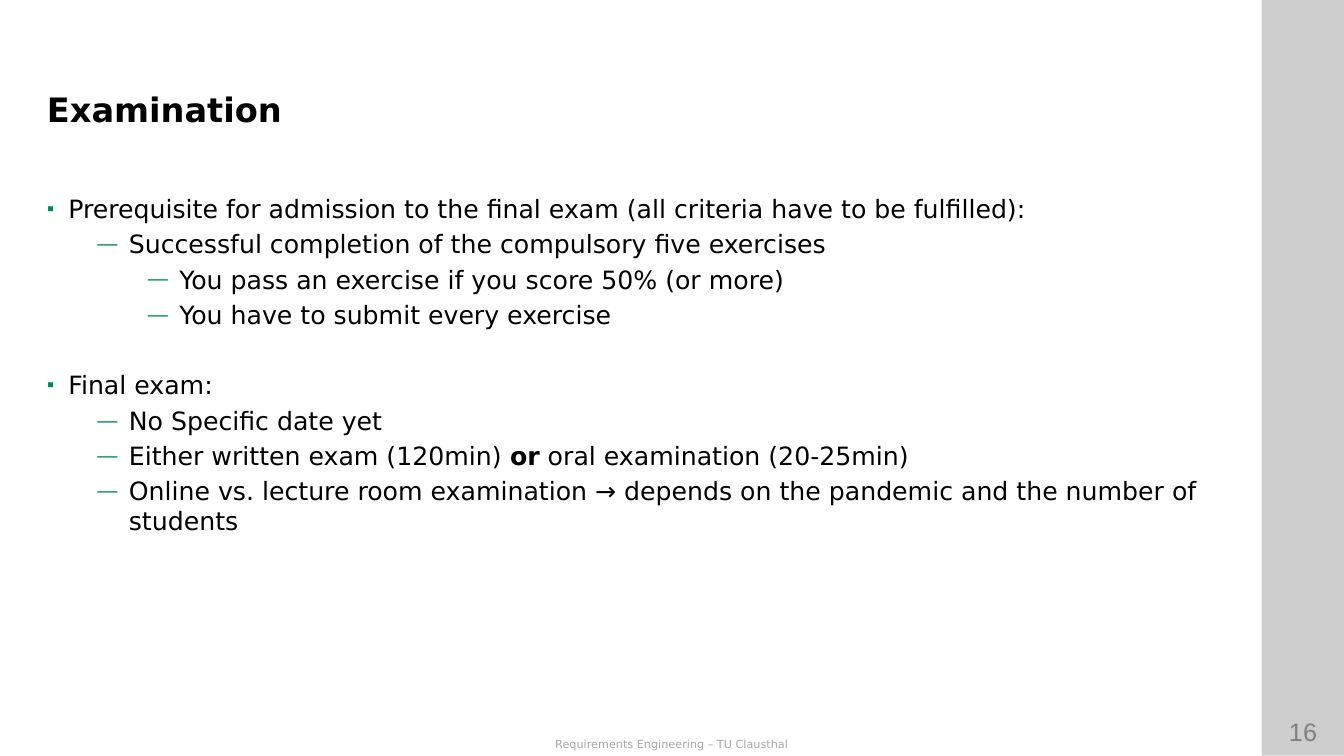
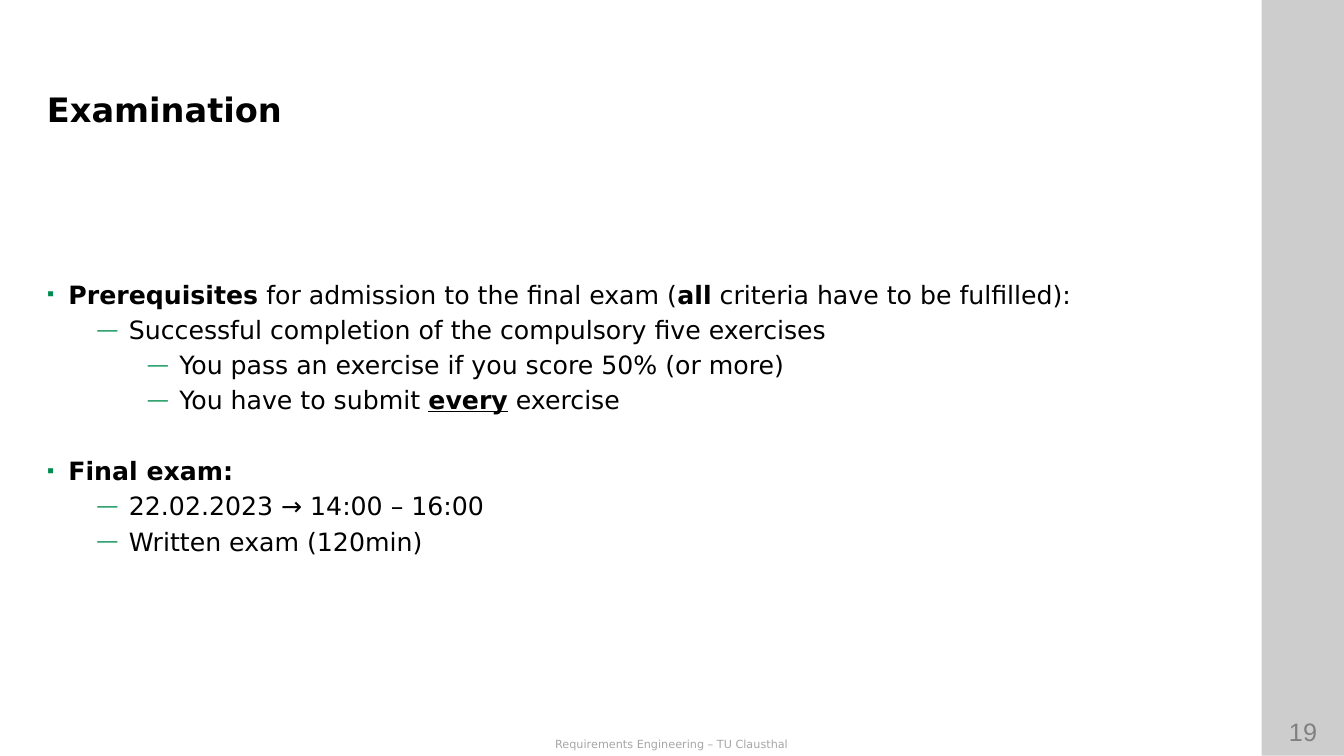
Before and after one commit to ETCE-LAB/teaching-material, a slide deck: slide 19 of Requirements-Engineering/RE-L00-Organization.pptx (slide 16 before the commit). Drawn at 1344x756 pixels with LibreOffice and Linux fonts; fonts in the diff are those of the drawing; background and template pictures are left out. Boxes give left, top, right and bottom in pixels: in the first picture for what was removed or moved away, otherwise in the second. Text is boxed around its words. In the diff, an @@ line names an element or a change of style, - is before the commit and + after.

```diff
--- a/Requirements-Engineering/RE-L00-Organization.pptx
+++ b/Requirements-Engineering/RE-L00-Organization.pptx
@@ text at [68, 285, 1071, 310]: text changed @@
-▪ Prerequisite for admission to the final exam (all criteria have to be fulfilled):
+▪ Prerequisites for admission to the final exam (all criteria have to be fulfilled):
@@ text at [68, 390, 620, 481]: bold on in "every", "Final exam:"; underline on in "every" @@
@@ text at [129, 496, 484, 555]: text changed @@
-  — No Specific date yet
-  — Either written exam (120min) or oral examination (20-25min)
-  — Online vs. lecture room examination → depends on the pandemic and the number of students
-We will announce the examination format on Wednesday (23.02.2022)
+  — 22.02.2023 → 14:00 – 16:00
+  — Written exam (120min)
@@ page number at [1289, 723, 1317, 741]: text changed @@
-16
+19
```
Also in this commit, not shown: 10 other slides changed, 5 slides added, 3 slides removed, 46 other files.
